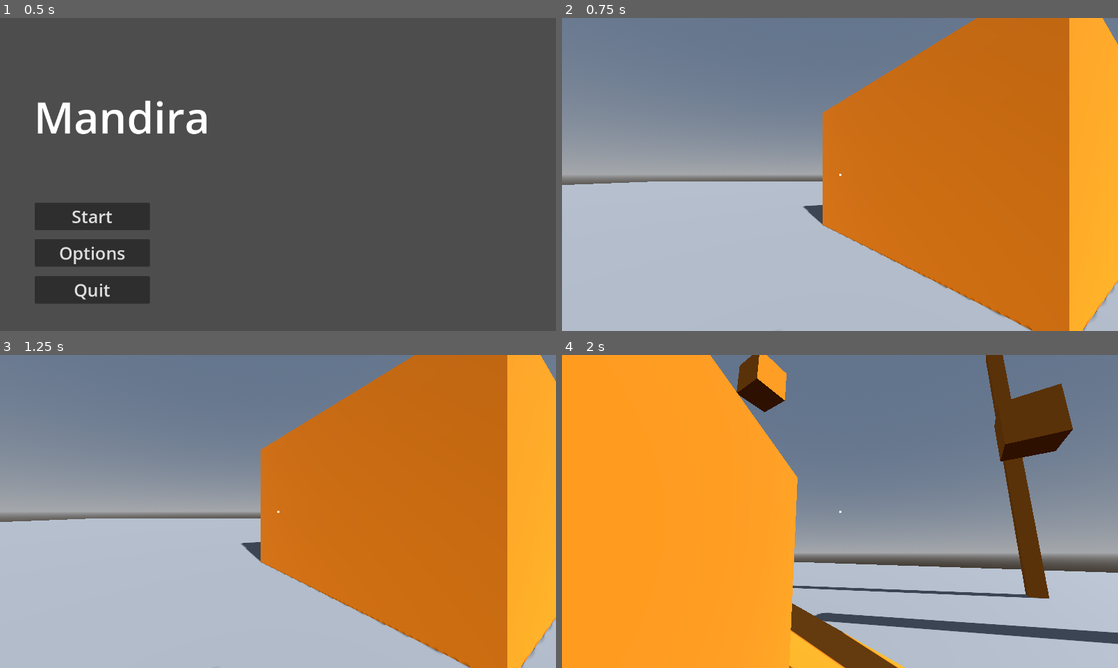
Above: before the commit, frames 1-4 (two rows, left to right).
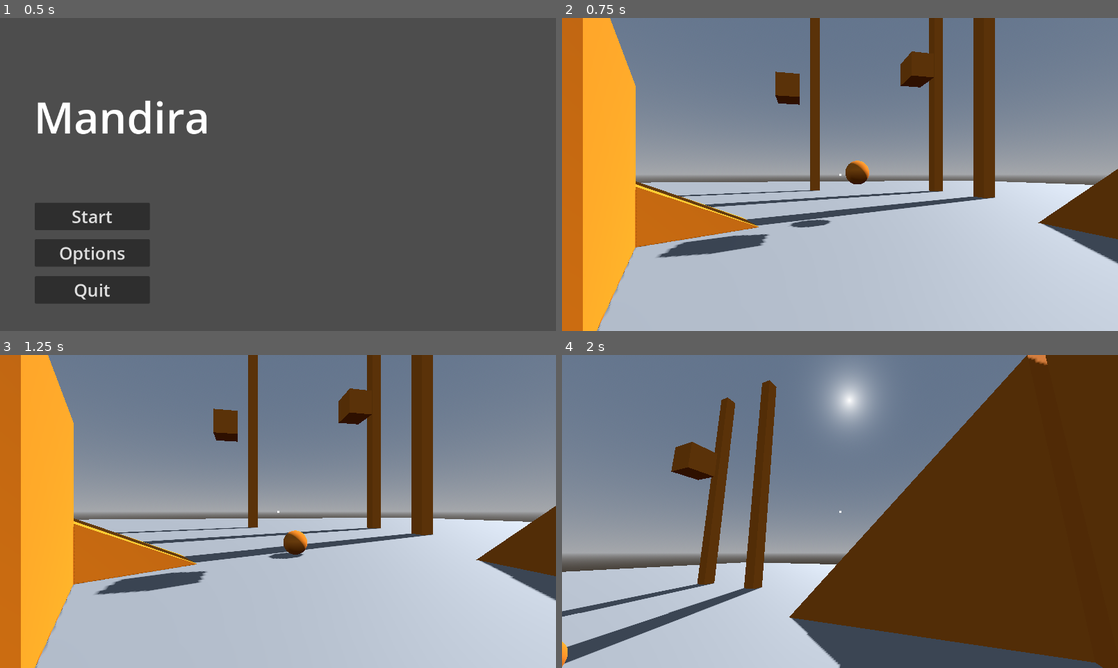
Above: after the commit, the same moments.

Repository: joeyvongphasouk/577-course-project
Game: Godot game, scene res://scenes/main_menu.tscn
Same seed, same stepped clock (60 frames per second), same inputs: the game is played once before the commit and once after it.
Inputs (mouse positions are in pixels of both pictures, inside the frame that each line leads up to):
- Up to frame 1 (0.5 s): no input
- Up to frame 2 (0.75 s): click "Start" at 0.5 s
- Up to frame 3 (1.25 s): no input
- Up to frame 4 (2 s): tap Enter (ui_accept) at 1.25, 1.52 s; move the mouse to (867, 511) at 1.27 s; hold W (move_forward) from 1.28 s (still down); click (867, 511) at 1.35 s

Frame 1 is identical in both runs. In frame 2, 59% of the frame differs, in the area x 0-100%, y 0-100%; in frame 3, 59%; in frame 4, 80%.

Commit message:
We really swinging now; better player accel in air

Diff:
--- a/scenes/playground.tscn
+++ b/scenes/playground.tscn
@@ -61,6 +61,10 @@
 [sub_resource type="ConcavePolygonShape3D" id="ConcavePolygonShape3D_n35hp"]
 data = PackedVector3Array(-0.5, 10, 0.5, 0.5, 10, 0.5, -0.5, -10, 0.5, 0.5, 10, 0.5, 0.5, -10, 0.5, -0.5, -10, 0.5, 0.5 …(464 unchanged characters)…
 
+[sub_resource type="SphereMesh" id="SphereMesh_640ed"]
+
+[sub_resource type="SphereShape3D" id="SphereShape3D_thjl4"]
+
 [node name="Tutorial_Level" type="Node3D"]
 
 [node name="DirectionalLight3D" type="DirectionalLight3D" parent="."]
@@ -109,8 +113,7 @@
 environment = SubResource("Environment_vl41q")
 
 [node name="Player" parent="." instance=ExtResource("2_37cnx")]
-transform = Transform3D(1, 0, 0, 0, 1, 0, 0, 0, 1, -2.6, 1.02108, 0.7)
-max_speed = 25.0
+transform = Transform3D(-0.173648, 0, -0.984808, 0, 1, 0, 0.984808, 0, -0.173648, -2.6, 1.02108, 0.7)
 
 [node name="Ramp" type="StaticBody3D" parent="."]
 transform = Transform3D(0.5, 0, -0.866025, 0, 1, 0, 0.866025, 0, 0.5, 0, 2, -5)
@@ -190,3 +193,13 @@
 
 [node name="CollisionShape3D" type="CollisionShape3D" parent="Pillar3"]
 shape = SubResource("ConcavePolygonShape3D_n35hp")
+
+[node name="RigidBody3D" type="RigidBody3D" parent="."]
+transform = Transform3D(1, 0, 0, 0, 1, 0, 0, 0, 1, 5.7, 2, 2.9)
+
+[node name="MeshInstance3D" type="MeshInstance3D" parent="RigidBody3D"]
+material_overlay = ExtResource("1_j81bk")
+mesh = SubResource("SphereMesh_640ed")
+
+[node name="CollisionShape3D" type="CollisionShape3D" parent="RigidBody3D"]
+shape = SubResource("SphereShape3D_thjl4")
--- a/scripts/player.gd
+++ b/scripts/player.gd
@@ -51,11 +51,19 @@
 
 		# this is the movement in the air, can a person move in the air
 		var move_acceleration = acceleration
-		if !is_on_floor():
-			move_acceleration /= 48
+		# if we are on the floor, then accel to max_speed / 2
+		if is_on_floor():
+			velocity.x = lerpf(velocity.x, direction.x * max_speed / 4, move_acceleration * delta)
+			velocity.z = lerpf(velocity.z, direction.z * max_speed / 4, move_acceleration * delta)
 
-		velocity.x = lerpf(velocity.x, direction.x * max_speed, move_acceleration * delta)
-		velocity.z = lerpf(velocity.z, direction.z * max_speed, move_acceleration * delta)
+		# if we are in the air though, accel to max_speed, but make move_accel way worse
+		# additionally, cap the accel through this
+		else:
+			move_acceleration *= 0.001
+			velocity.x = lerpf(velocity.x, direction.x * max_speed, move_acceleration * delta)
+			velocity.z = lerpf(velocity.z, direction.z * max_speed, move_acceleration * delta)
+
+
 
 	# instead slow down by friction if player is on a surface
 	elif is_on_floor():
Not shown: 1 places in scenes/playground.tscn that only renumber resources
